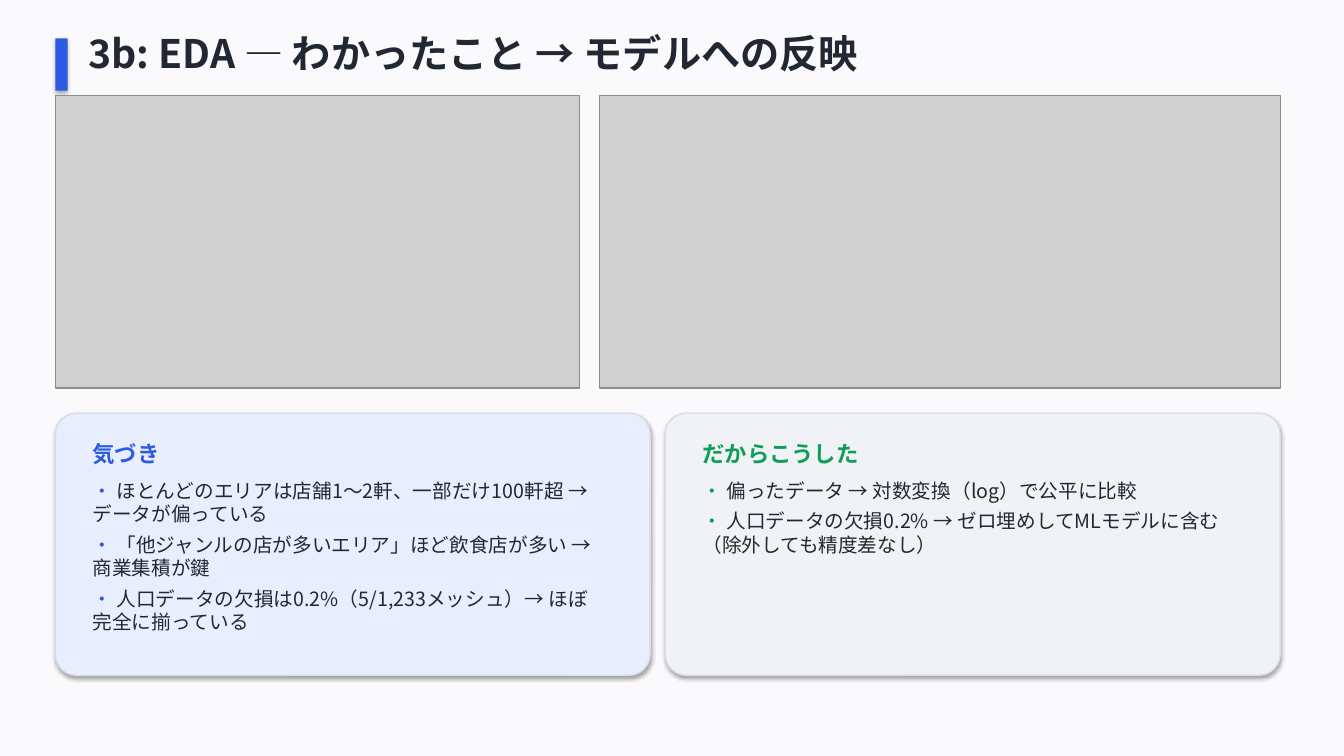
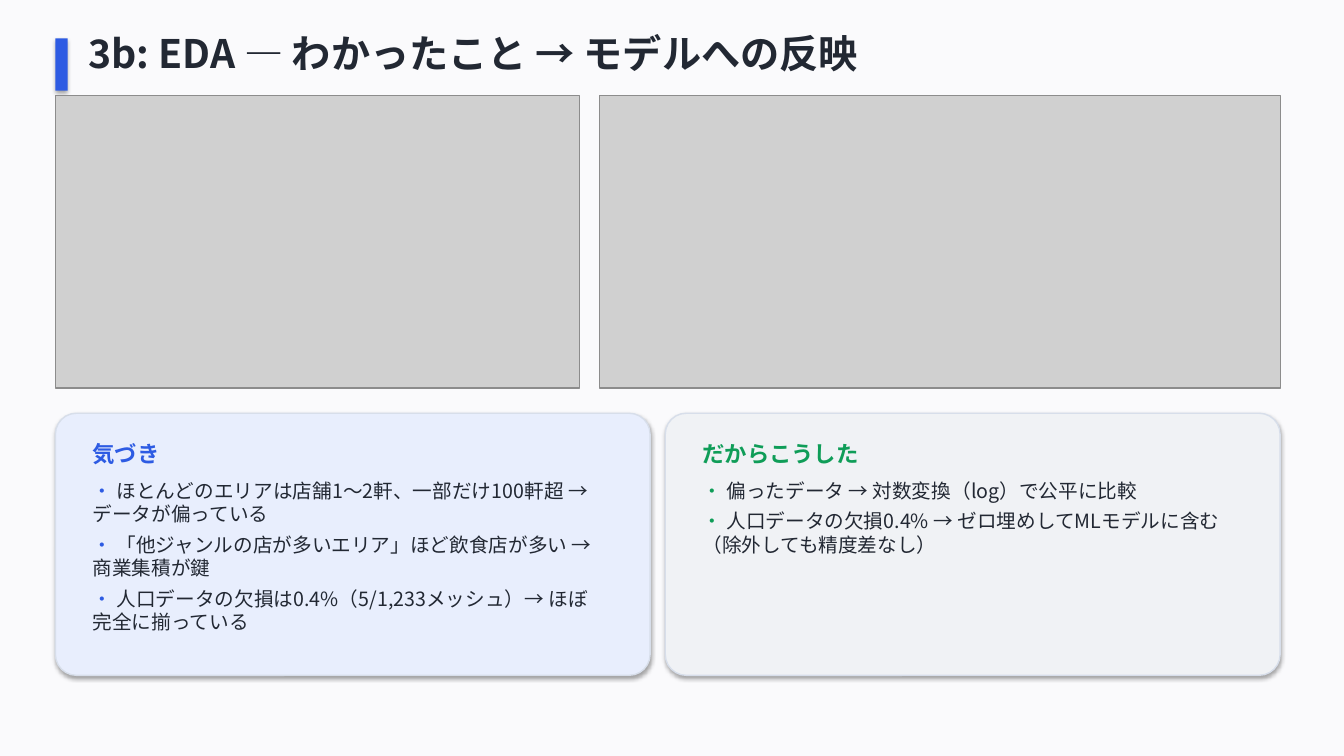
Before and after one commit to HisafumiTakahashi/market_gap_finder, a slide deck: slide 6 of docs/market_gap_finder_presentation.pptx. Drawn at 1344x756 pixels with LibreOffice and Linux fonts; fonts in the diff are those of the drawing; grey boxes stand for pictures. Boxes give left, top, right and bottom in pixels: in the first picture for what was removed or moved away, otherwise in the second. Text is boxed around its words. In the diff, an @@ line names an element or a change of style, - is before the commit and + after.

```diff
--- a/docs/market_gap_finder_presentation.pptx
+++ b/docs/market_gap_finder_presentation.pptx
@@ text at bbox=[702, 511, 1220, 554]: text changed @@
-• 人口データの欠損0.2% → ゼロ埋めしてMLモデルに含む（除外しても精度差なし）
+• 人口データの欠損0.4% → ゼロ埋めしてMLモデルに含む（除外しても精度差なし）
@@ text at bbox=[93, 589, 587, 631]: text changed @@
-• 人口データの欠損は0.2%（5/1,233メッシュ）→ ほぼ完全に揃っている
+• 人口データの欠損は0.4%（5/1,233メッシュ）→ ほぼ完全に揃っている
```
Also in this commit, not shown: 1 other slide changed, 2 other files.
